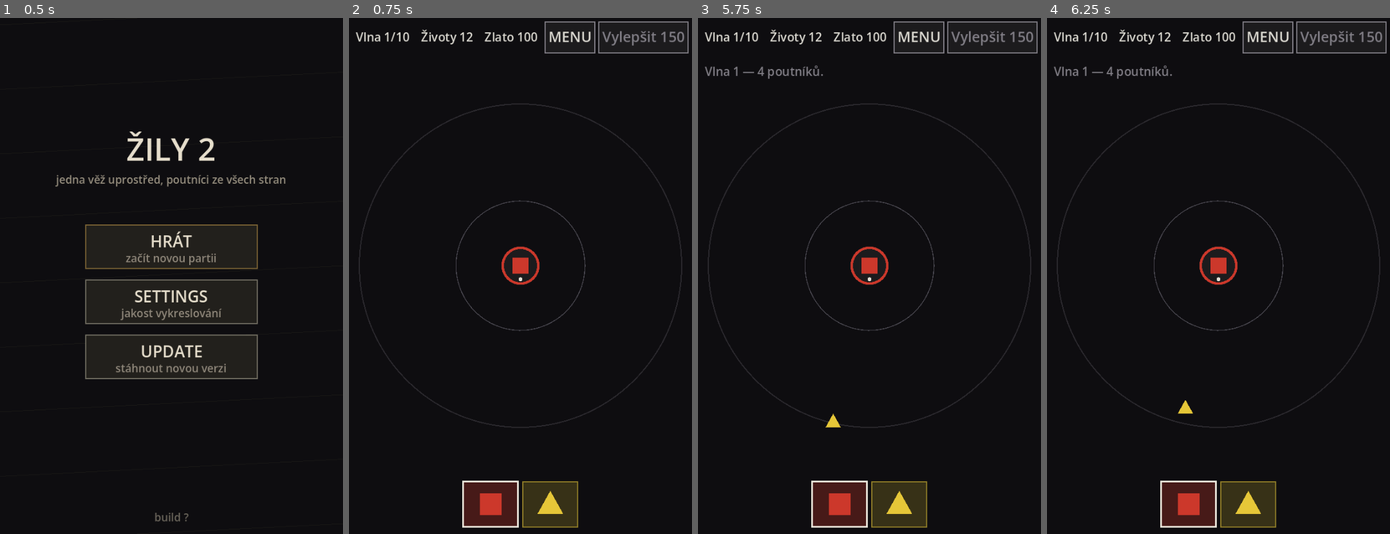
Above: before the commit, frames 1-4 (left to right).
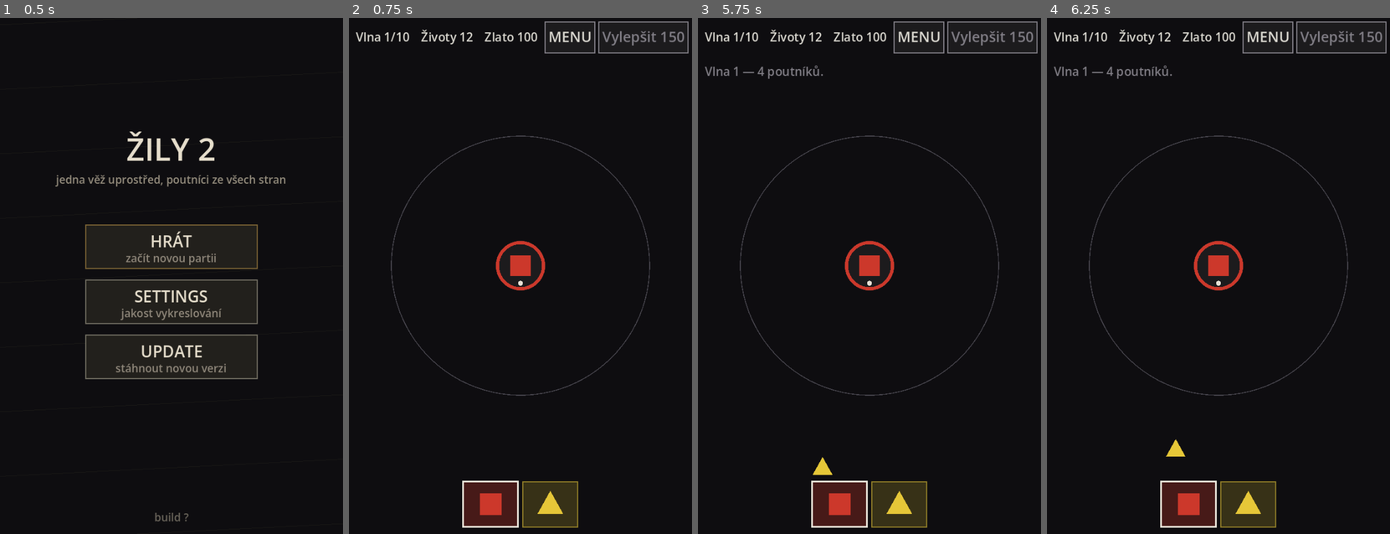
Above: after the commit, the same moments.

Repository: jankoznar94/dark-story
Game: Godot game, scene res://main.tscn
The game is run twice, just before and just after one commit, with the same random seed, the same clock (stepped at 60 frames per second) and the same inputs.
Inputs (mouse positions are in pixels of both pictures, inside the frame that each line leads up to):
- Up to frame 1 (0.5 s): no input
- Up to frame 2 (0.75 s): tap Enter at 0.5 s; move the mouse to (595, 250) at 0.52 s; click (595, 250) at 0.67 s
- Up to frame 3 (5.75 s): tap Space at 1.25, 2.75, 4.25 s; move the mouse to (800, 301) at 1.27 s; click (800, 301) at 1.42 s; tap Enter at 2, 3.5 s; move the mouse to (903, 162) at 2.02 s; click (903, 162) at 2.17 s; move the mouse to (852, 379) at 2.77 s; click (852, 379) at 2.92 s; move the mouse to (972, 353) at 3.52 s; click (972, 353) at 3.67 s; move the mouse to (766, 198) at 4.27 s; click (766, 198) at 4.42 s; move the mouse to (886, 276) at 5.02 s; click (886, 276) at 5.17 s
- Up to frame 4 (6.25 s): move the mouse to (1167, 147) at 5.77 s; click (1167, 147) at 5.92 s

Frame 1 is identical in both runs. In frame 2, 1.7% of the frame differs, in the area x 2-98%, y 16-80%; in frame 3, 1.9%, in the area x 2-98%, y 16-89%; in frame 4, 1.9%.

Commit message:
Zily 2: spawnovaci kruh vetsi nez displej, dostrel mezi kruhy
Jan: "Nepřátelé se budou spawnovat v kruhové oblasti, ale tento kruh bude tak
velký, že bude jeho horní hrana sahat až k vršku displeje. Boky budou jak
kdyby mimo obrazovku, ale budou brány v potaz... Zjišťování by mělo být někde
mezi těmito dvěma kruhy."

- polomer plochy = POLOVINA VYSKY herniho pruhu (driv vepsany kruh do kratsi
  strany): na 390x844 se kruh dotyka horniho i spodniho okraje pruhu a boky
  vedou 147 px mimo obraz, takze poutnici vchazeji ze vsech smeru
- spawnovaci kruh se NIKDE nekresli (je pomyslny), hrac vidi jen kruh dostrelu
- RANGE_FRACS 0,40/0,52/0,66 -> 0,62/0,74/0,86: cas v ohne 2,5 s -> 4,6 s
  (a 5,6 / 6,7 s po vylepseni), takze hrac ma cas zareagovat
- testy: nova kontrola tvaru spawnovaciho kruhu na 6 rozlisenich, mereny cas
  na reakci (test_core), strazce ze se spawnovaci kruh nemaluje; balance_sim
  bere rozvrzeni ze ScreenLayout, ne opsane cisla

Diff:
--- a/scripts/game_view.gd
+++ b/scripts/game_view.gd
@@ -9,7 +9,6 @@
 # pod menu bezela partie, kterou hrac jeste nezacal.
 
 const BG := Color(0.055, 0.052, 0.062)
-const FIELD_LINE := Color(0.17, 0.16, 0.18)
 const RANGE_LINE := Color(0.28, 0.27, 0.30)
 const TOWER_BODY := Color(0.11, 0.105, 0.115)
 const TOWER_DOT := Color(0.90, 0.88, 0.84)
@@ -263,9 +262,10 @@
 	draw_rect(Rect2(Vector2.ZERO, layout.view), BG)
 	if layout.field_r <= 0.0:
 		return
-	# KRUH PLOCHY a KRUH DOSTRELU. Dostrel je jedina geometrie hry, kterou hrac
-	# potrebuje videt - je to misto, kde se rozhoduje.
-	draw_arc(layout.center, layout.field_r, 0.0, TAU, 128, FIELD_LINE, 2.0)
+	# KRUH DOSTRELU. Je to jedina geometrie, kterou hrac potrebuje videt - misto,
+	# kde se rozhoduje. SPAWNOVACI KRUH se NEKRESLI (Jan: "Vnější kruh nemá být
+	# viditelný a má být pomyslný"): je vetsi nez displej a poutnici z nej
+	# vchazeji z boku a shora, takze by z nej byl jen oblouk pres celou obrazovku.
 	draw_arc(layout.center, game.tower.range_px(layout.field_r), 0.0, TAU, 96, RANGE_LINE, 1.5)
 	for p in game.locks:
 		draw_line(layout.center, p.pos, BEAM, 2.0)
--- a/scripts/screen_layout.gd
+++ b/scripts/screen_layout.gd
@@ -9,10 +9,19 @@
 # vybira barvu mimo hraci pole, takze se mu pri volbe neprekryva deska a
 # neztrati prehled (Jan, Oct 2026).
 #
-# Kruhova plocha je vepsana do kratsiho rozmeru prostredniho pruhu. Na telefonu
-# na vysku je tim kratsim rozmerem sirka (~390 px), takze plocha ma prumer
-# ~366 px; na sirku by ji omezila vyska a barvy by se na 18px poutnikovi
-# nedaly precist.
+# SPAWNOVACI KRUH JE VETSI NEZ DISPLEJ (Jan, Oct 2026): "Nepřátelé se budou
+# spawnovat v kruhové oblasti, ale tento kruh bude tak velký, že bude jeho horní
+# hrana sahat až k vršku displeje. Boky budou jak kdyby mimo obrazovku, ale
+# budou brány v potaz."
+#
+# Polomer plochy je proto POLOVINA VYSKY herniho pruhu (ne vepsana kratka
+# strana): horni i spodni okraj kruhu se dotkne okraje herniho pruhu a na
+# displeji na vysku (~390x844) vedou boky 147 px MIMO obraz - poutnici odtamtud
+# vchazeji z boku. Kruh se NIKDE nekresli (je pomyslny), hrac vidi jen kruh
+# dostrelu.
+#
+# Na sirku (kde hra rika "otoc telefon") je pruh sirsi nez vyssi a kruh se
+# vejde do sirky - hra se tim nerozbije, jen se z nej stane vepsany kruh.
 #
 # MENU je prvni obrazovka (viz `Menu`) a ma vlastni rozvrzeni: tri tlacitka
 # pod sebou, svisle vycentrovana. Vysky zustavaji na dotykovem minimu a
@@ -24,7 +33,6 @@
 const BAR_MIN := 44.0
 const PAL_FRAC := 0.115
 const PAL_MIN := 64.0
-const MARGIN_FRAC := 0.03
 const TOWER_FRAC := 0.12
 # DOTYKOVA MEZ. Tlacitko barvy je to jedine, na co hrac klika - pod 44 px
 # se na telefonu neda spolehlive trefit.
@@ -109,8 +117,7 @@
 	bar_h = maxf(BAR_MIN, v.y * BAR_FRAC)
 	pal_h = maxf(PAL_MIN, v.y * PAL_FRAC)
 	arena = Rect2(0.0, bar_h, v.x, maxf(1.0, v.y - bar_h - pal_h))
-	var m: float = minf(arena.size.x, arena.size.y) * MARGIN_FRAC
-	field_r = maxf(20.0, minf(arena.size.x, arena.size.y) * 0.5 - m)
+	field_r = maxf(20.0, arena.size.y * 0.5)
 	center = arena.position + arena.size * 0.5
 	tower_r = field_r * TOWER_FRAC
 	pilgrim_r = field_r * Game.PILGRIM_R_FRAC
--- a/scripts/tower.gd
+++ b/scripts/tower.gd
@@ -20,7 +20,14 @@
 # STUPEN VEZE. Zaklad drzi "vez vidi maly kousek plochy", aby se rozhodovalo
 # o kazde rane; upgrade dostrel zvetsi, ale nikdy ne na "vidim celou plochu" -
 # pak by blizkost prestala hrat roli.
-const RANGE_FRACS := [0.40, 0.52, 0.66]
+#
+# DOSTREL JE MEZI KRUHEM DOSTRELU A SPAWNOVACIM KRUHEM (Jan, Oct 2026): "kruh,
+# který určuje vzdálenost zjišťování nepřátel je tak malý, že hráč nemá moc času
+# reagovat. Zjišťování by mělo být někde mezi těmito dvěma kruhy." Zaklad byl
+# 0,40 polomeru plochy, coz dava jen ~2,5 s v ohne - hrac nestihne zareagovat.
+# 0,62 dava ~4,6 s (meri to `test_core._test_reaction_window`) a upgrade
+# k tomu prida. Strop zustava pod 0,9, aby dostrel nikdy neobsahl celou plochu.
+const RANGE_FRACS := [0.62, 0.74, 0.86]
 const DPS := [30.0, 48.0, 72.0]
 const TARGETS := [1, 1, 2]
 const COSTS := [70, 150, 300]
--- a/tools/balance_sim.gd
+++ b/tools/balance_sim.gd
@@ -29,8 +29,12 @@
 
 func _run() -> void:
 	var g := Game.new()
-	# Rozvrzeni telefonu na vysku (iPhone 14): plocha je to, co omezi sirka.
-	g.set_field(183.3, 22.0, Vector2(195.0, 460.0))
+	# ROZVRZENI SE BERE ZE `ScreenLayout`, ne opsane rucne. Telefon na vysku
+	# (iPhone 14) - polomer plochy dnes urcuje VYSKA herniho pruhu (spawnovaci
+	# kruh je vetsi nez displej), takze opsana cisla by merila jinou hru.
+	var l := ScreenLayout.new()
+	l.update(Vector2(390.0, 844.0))
+	g.set_field(l.field_r, l.tower_r, l.center)
 	var dt: float = 1.0 / 60.0
 	var t: float = 0.0
 	var last_wave: int = 0
--- a/tools/test_core.gd
+++ b/tools/test_core.gd
@@ -19,6 +19,7 @@
 	_run("vez vidi jen svou barvu", _test_sees_only_own_colour)
 	_run("svazek drzi jeden cil, dokud neumre", _test_lock_until_death)
 	_run("dosah: za kruhem se nic nedeje", _test_range)
+	_run("v kruhu dostrelu ma hrac cas zareagovat", _test_reaction_window)
 	_run("doraz k vezi stoji zivot", _test_reach_costs_life)
 	_run("paleta roste s obtiznosti a nikdy neobsahne stribrnou", _test_palette)
 	_run("barvu mimo paletu nelze zvolit", _test_select_outside_palette)
@@ -170,6 +171,42 @@
 	p.pos = g.center + Vector2(0.30 * g.field_r, 0.0)
 	g._beam(0.2)
 	_check(p.hp < hp0, "poutnik v dostrelu nedostal poskozeni")
+
+
+# CAS NA REAKCI. Jan: "kruh, který určuje vzdálenost zjišťování nepřátel je tak
+# malý, že hráč nemá moc času reagovat. Zjišťování by mělo být někde mezi těmito
+# dvěma kruhy." Meri se cas, ktery poutnik stravi V KRUHU DOSTRELU - presne to je
+# okno, ve kterem musi hrac stihnout prepnout barvu. Zaklad (0,40 polomeru
+# plochy) daval ~2,5 s, coz bylo malo; dnes je zaklad 0,62 a cas roste s
+# vylepsenim. Mimo dostrel se nedeje nic, takze okno je i to, co hra umi.
+func _test_reaction_window() -> void:
+	var prev: float = -1.0
+	for lv in range(1, Tower.MAX_LEVEL + 1):
+		var g: Game = _fresh()
+		_quiet(g)
+		g.tower.level = lv
+		# JINA BARVA: vez na modreho poutnika vubec nestrili, takze se meri
+		# cista cesta kruhem dostrelu (zadne poskozeni do mereni nezasahuje).
+		g.tower.set_hue(Hue.RED)
+		var p: Pilgrim = g.spawn_at_angle(0.7, Hue.BLUE)
+		var r: float = g.tower.range_px(g.field_r)
+		_check(r > g.tower_r * 2.0, "na %d. stupni je dostrel skoro u veze" % lv)
+		_check(r < g.field_r, "na %d. stupni dostrel dosahuje na spawnovaci kruh" % lv)
+		var window: float = 0.0
+		var t: float = 0.0
+		var dt: float = 1.0 / 120.0
+		while p.alive and t < 30.0:
+			if g.in_range(p, r):
+				window += dt
+			g.step(dt)
+			t += dt
+		_check(window >= 4.0,
+			"na %d. stupni ma hrac v dostrelu jen %.2f s (potreba aspon 4 s na reakci)"
+			% [lv, window])
+		_check(window < Game.TRAVEL_S * 0.95,
+			"na %d. stupni pokryva dostrel temer celou cestu (%.2f s)" % [lv, window])
+		_check(window > prev, "vylepseni nepridalo cas na reakci")
+		prev = window
 
 
 func _test_reach_costs_life() -> void:
--- a/tools/test_layout.gd
+++ b/tools/test_layout.gd
@@ -1,13 +1,14 @@
 extends SceneTree
 
-# Test ROZVRZENI: kruh plochy se musi vejit mezi horni pruh a paletu dole,
-# tlacitka palety musi jit zmacknout prstem a hra musi zustat hratelna.
-# Vystup: LAYOUT_ALL_PASS=true / false
+# Test ROZVRZENI: spawnovaci kruh ma sahat na vrsek a spodek herniho pruhu
+# (a na vysku vest boky mimo displej), kruh dostrelu musi dat hraci cas
+# zareagovat, tlacitka palety musi jit zmacknout prstem a hra musi zustat
+# hratelna. Vystup: LAYOUT_ALL_PASS=true / false
 #
 # Neresi se jen "nic se neprekryva": u kazdeho rozliseni se overuje, ze se
-# plocha vejde CELA, ze paleta neprekryva plochu a ze poutnik kazde barvy
-# z palety stihne umrit v kruhu dostrelu (jinak je hra nehratelna, i kdyz
-# vypada dobre).
+# kruh dostrelu vejde do plochy, ze paleta neprekryva plochu a ze poutnik
+# kazde barvy z palety stihne umrit v kruhu dostrelu (jinak je hra
+# nehratelna, i kdyz vypada dobre).
 
 const RESOLUTIONS := [
 	Vector2(390, 844),   # iPhone 14 na vysku (cilova obrazovka)
@@ -24,6 +25,7 @@
 
 func _init() -> void:
 	_run("neznama velikost okna nic nerozbije", _test_zero_size)
+	_run("spawnovaci kruh se nemaluje", _test_spawn_ring_not_drawn)
 	for r in RESOLUTIONS:
 		_run("rozliseni %dx%d" % [int(r.x), int(r.y)], _test_resolution.bind(r))
 	print("checks=%d fails=%d" % [checks, fails.size()])
@@ -43,6 +45,22 @@
 	if not cond:
 		fails.append(msg)
 		print("       FAIL: %s" % msg)
+
+
+# SPAWNOVACI KRUH SE NEMALUJE. Jan: "Vnější kruh nemá být viditelný a má být
+# pomyslný." Hlida se MISTO VOLANI ve zdroji obrazovky: kdyby se `draw_arc`
+# s polomerem SPAWNOVACIHO kruhu vratil, hrac by pres displej videl obrovsky
+# oblouk, ktery nic neznamena (kruh je vetsi nez displej).
+func _test_spawn_ring_not_drawn() -> void:
+	var f := FileAccess.open("res://scripts/game_view.gd", FileAccess.READ)
+	_check(f != null, "nectu game_view.gd")
+	if f == null:
+		return
+	var src: String = f.get_as_text()
+	_check(not src.contains("draw_arc(layout.center, layout.field_r"),
+		"spawnovaci kruh se kresli, i kdyz ma byt pomyslny")
+	_check(src.contains("draw_arc(layout.center, game.tower.range_px(layout.field_r)"),
+		"kruh dostrelu se nekresli (je to jedina geometrie, kterou hrac vidi)")
 
 
 func _test_zero_size() -> void:
@@ -65,13 +83,24 @@
 	l.update(v)
 	var tag: String = "%dx%d" % [int(v.x), int(v.y)]
 
-	# 1) KRUH PLOCHY SE VEJDE CELE MEZI PRUHY
-	_check(l.center.y - l.field_r >= l.arena.position.y - 0.5,
-		"%s: plocha preleza do horniho pruhu" % tag)
-	_check(l.center.y + l.field_r <= l.arena.position.y + l.arena.size.y + 0.5,
-		"%s: plocha preleza do palety" % tag)
-	_check(l.center.x - l.field_r >= -0.5 and l.center.x + l.field_r <= v.x + 0.5,
-		"%s: plocha preleza do stran" % tag)
+	# 1) SPAWNOVACI KRUH: horni a spodni okraj se dotkne okraje herniho pruhu
+	# (nikdy nepreleze do horniho pruhu ani do palety) a NA VYSKU je kruh VETSI
+	# nez displej - boky vedou mimo obraz, ale hra je bere v potaz (poutnici
+	# odtamtud vchazeji z boku). Kresli se jen kruh dostrelu.
+	_check(absf((l.center.y - l.field_r) - l.arena.position.y) < 0.5,
+		"%s: spawnovaci kruh nedosahuje na vrsek herniho pruhu (odchylka %.1f px)"
+		% [tag, (l.center.y - l.field_r) - l.arena.position.y])
+	_check(absf((l.center.y + l.field_r) - l.arena.end.y) < 0.5,
+		"%s: spawnovaci kruh nedosahuje na spodek herniho pruhu (odchylka %.1f px)"
+		% [tag, (l.center.y + l.field_r) - l.arena.end.y])
+	if v.y > v.x:
+		_check(l.center.x - l.field_r <= 0.0 and l.center.x + l.field_r >= v.x - 0.5,
+			"%s: spawnovaci kruh neni vetsi nez displej (boky maji vest mimo obraz)" % tag)
+	else:
+		# NA SIRKU hra rika "otoc telefon" - kruh se vejde do sirky, jen se
+		# nesmi rozbit.
+		_check(l.field_r <= l.arena.size.x * 0.5 + 0.5,
+			"%s: na sirku spawnovaci kruh preleza displej" % tag)
 
 	# 2) POUTNIK JE CITELNY (runa je TVAR tela, takze 6 px je spodni mez)
 	_check(l.pilgrim_r >= 6.0,
Not shown, changed: README.md
